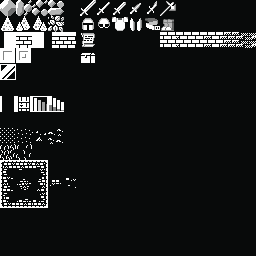
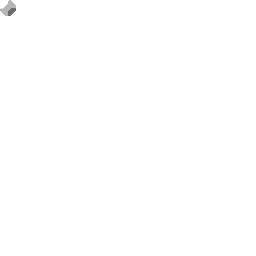
Revision of a layered 256px x 256px image; what changed, layer by layer:
painted on "Tile Map" over [0, 0, 256, 256]
hid "Background", opacity 100% → 74%, painted on it over [0, 0, 256, 256]
